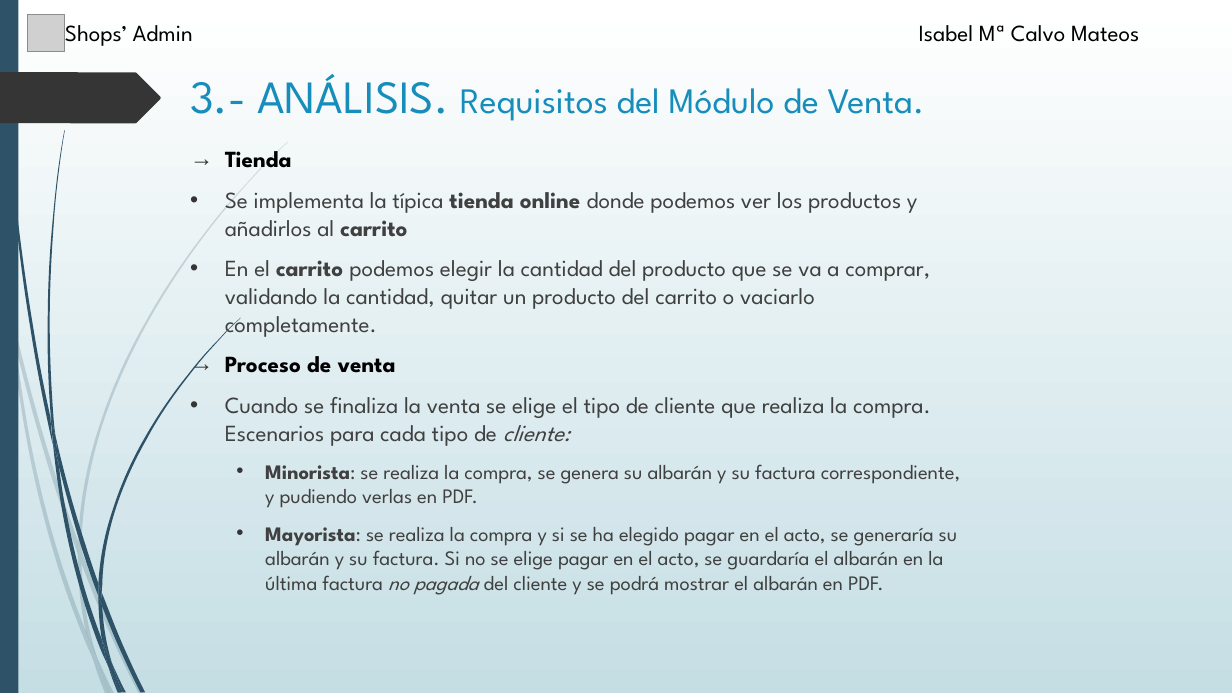
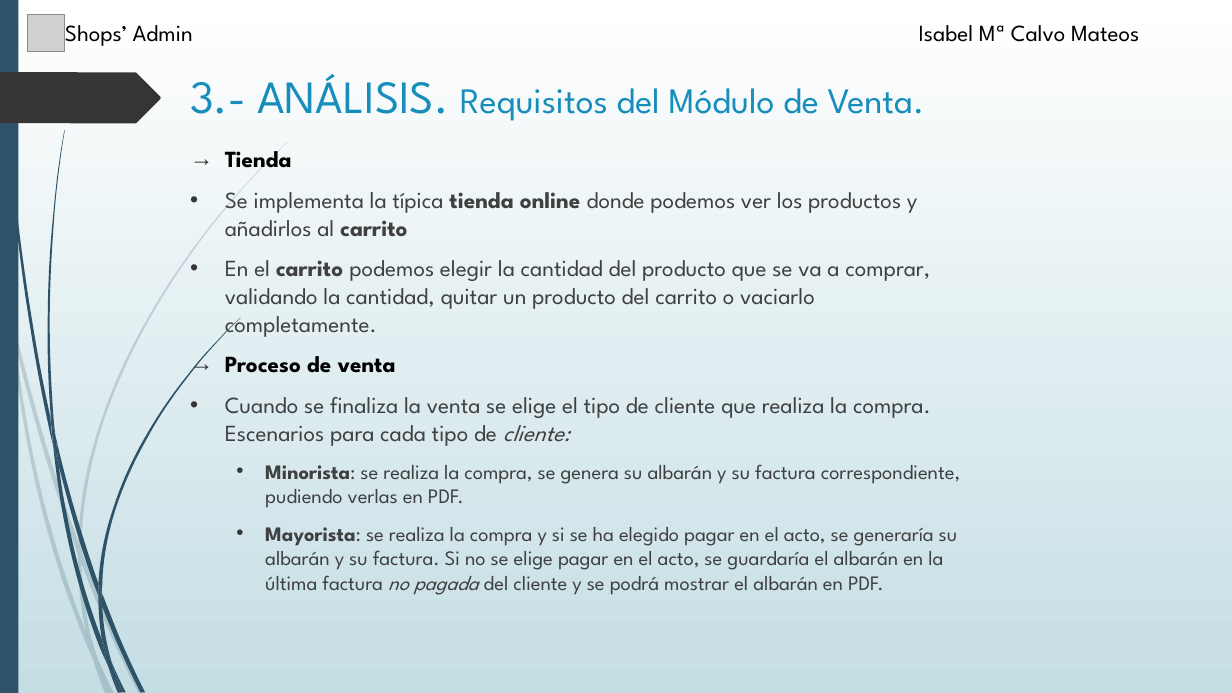
Before and after one commit to isacm94/Proyecto, a slide deck: slide 10 of Alumno/Defensa-Proyecto/Presentación.pptx. Drawn at 1232x693 pixels with LibreOffice and Linux fonts; fonts in the diff are those of the drawing; grey boxes stand for pictures. Boxes give left, top, right and bottom in pixels: in the first picture for what was removed or moved away, otherwise in the second. Text is boxed around its words. In the diff, an @@ line names an element or a change of style, - is before the commit and + after.

```diff
--- a/Alumno/Defensa-Proyecto/Presentación.pptx
+++ b/Alumno/Defensa-Proyecto/Presentación.pptx
@@ text at (x1=265, y1=464, x2=960, y2=508): text changed @@
-  • Minorista: se realiza la compra, se genera su albarán y su factura correspondiente, y pudiendo verlas en PDF.
+  • Minorista: se realiza la compra, se genera su albarán y su factura correspondiente, pudiendo verlas en PDF.
```
Also in this commit, not shown: 7 other slides changed, 11 other files.
